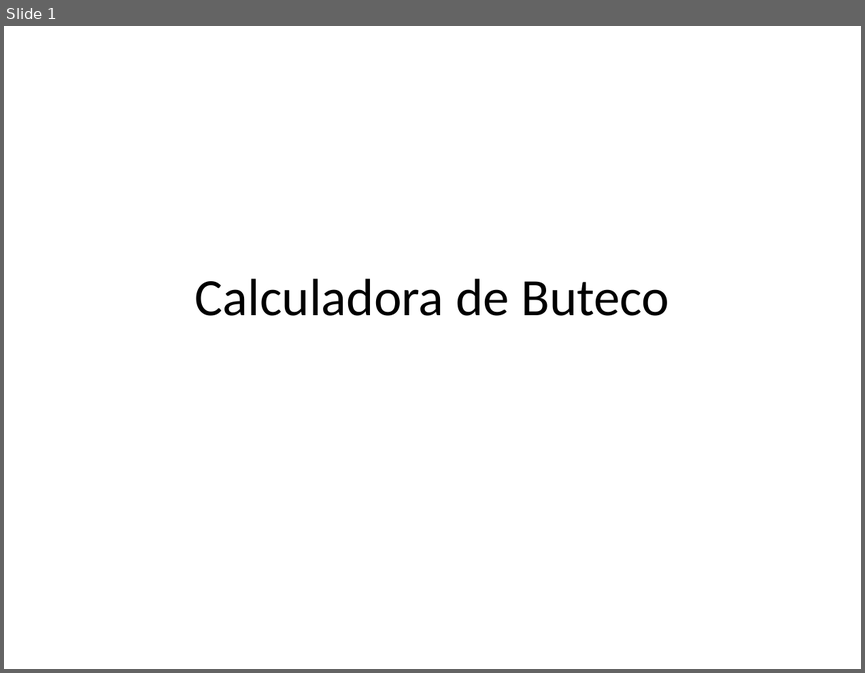
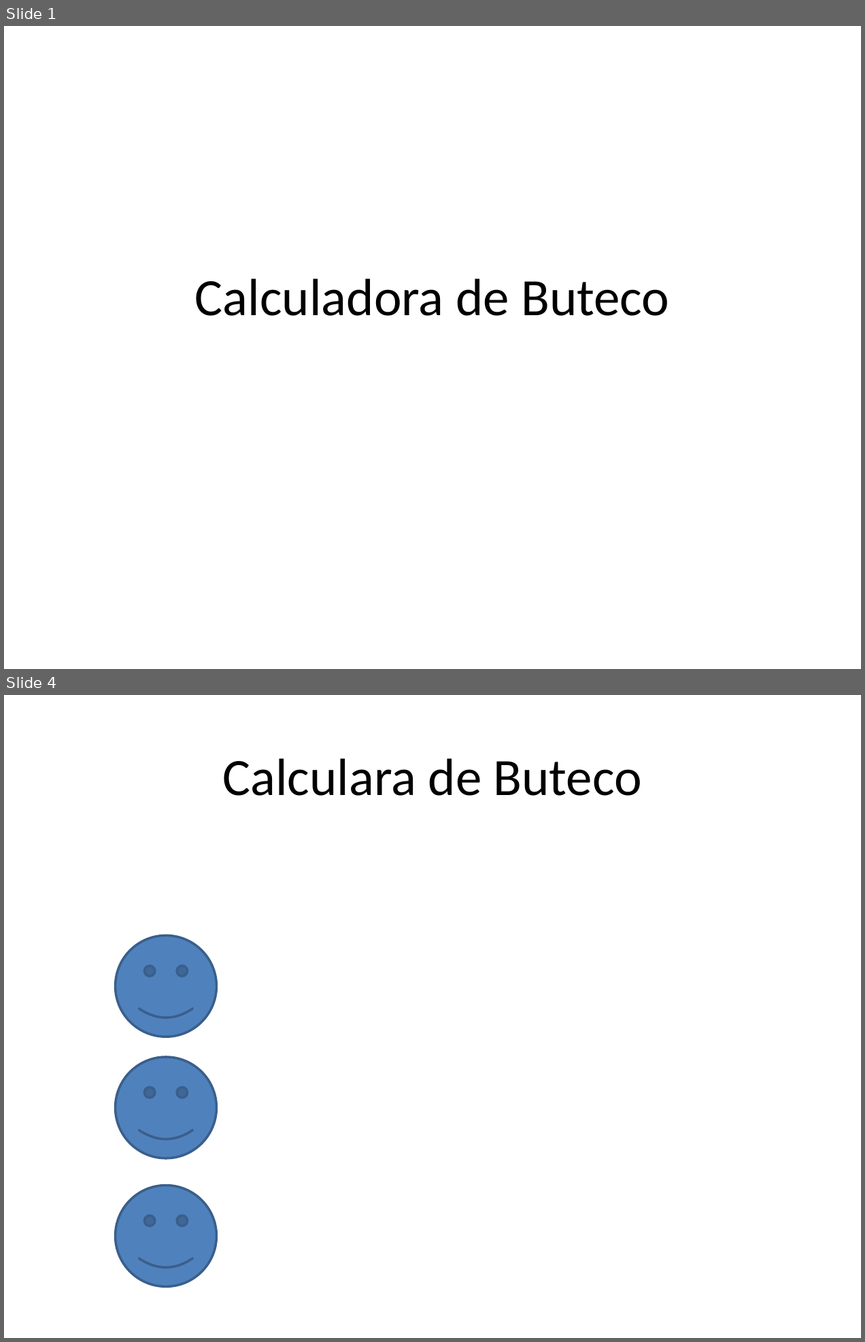
Before and after one commit to betito/proj-beto-rara, a slide deck: ButecoCalc/Calculadora de Buteco.pptx. Shown one above the other, each under a label of ours: slide 1 before the commit, slides 1 and 4 after it; the slides between them are not shown. The pictures are 865x673 and 865x1342 pixels, drawn with LibreOffice and Linux fonts; fonts in the diff are those of the drawing. Boxes give left, top, right and bottom in pixels: in the first picture for what was removed or moved away, otherwise in the second. Text is boxed around its words. In the diff, an @@ line names an element or a change of style, - is before the commit and + after.

```diff
--- a/ButecoCalc/Calculadora de Buteco.pptx
+++ b/ButecoCalc/Calculadora de Buteco.pptx
@@ slide 4 added at [4,695,861,1338], background #FFFFFF @@
@@ title added at [222,758,642,796], 44 pt, text #000000 @@
+Calculara de Buteco
@@ smiley face added at [116,936,216,1037], fill #4F81BD, outline #3A5F8C 2 pt @@
@@ smiley face added at [116,1057,216,1157], fill #4F81BD, outline #3A5F8C 2 pt @@
@@ smiley face added at [116,1185,216,1286], fill #4F81BD, outline #3A5F8C 2 pt @@
```
Also in this commit, not shown: 3 other slides added, 1 slide removed.
